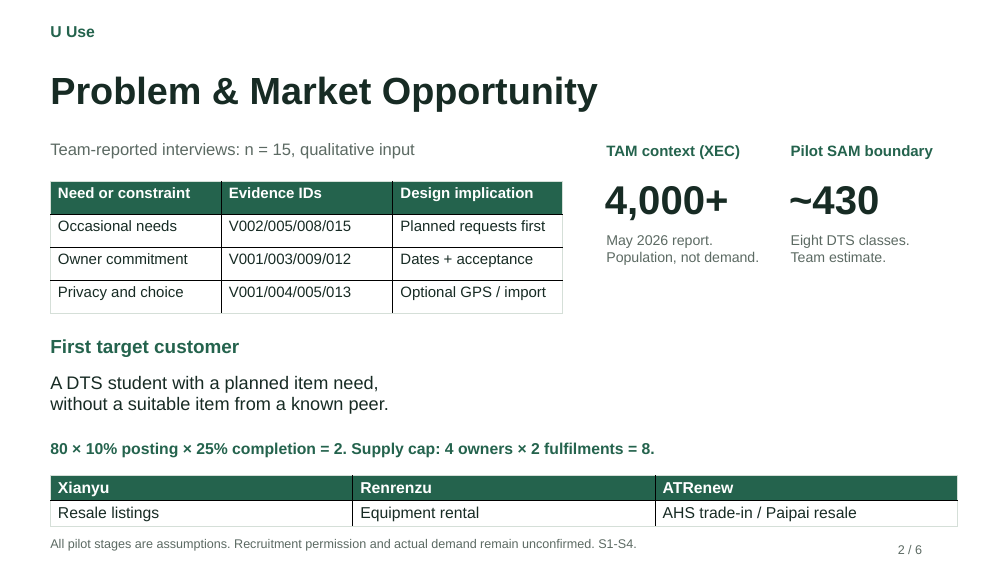
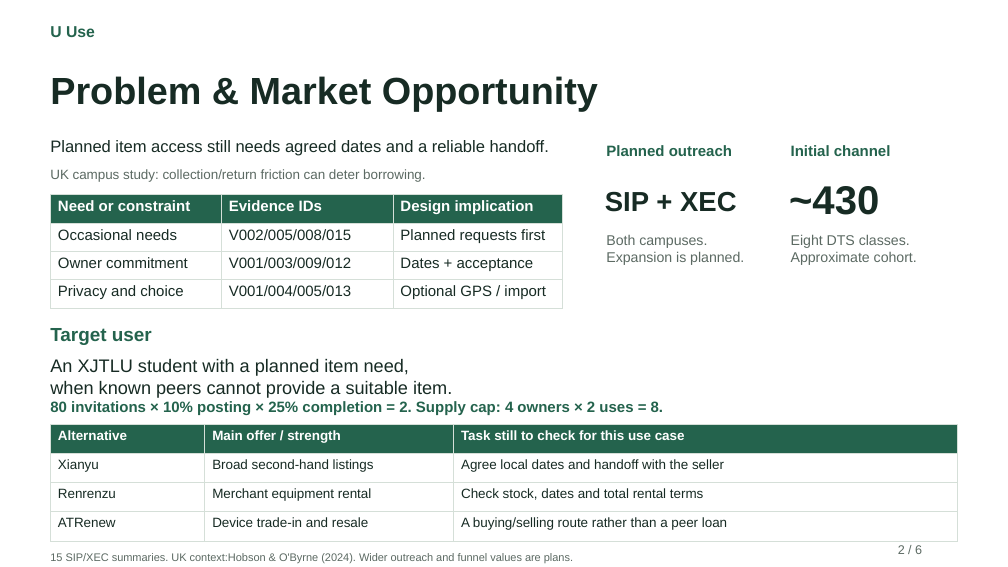
Before and after one commit to Rita020903/U-Use, a slide deck: slide 2 of A1_Current/UUse_A1_6_Slides.pptx. Drawn at 1008x567 pixels with LibreOffice and Linux fonts; fonts in the diff are those of the drawing. Boxes give left, top, right and bottom in pixels: in the first picture for what was removed or moved away, otherwise in the second. Text is boxed around its words. In the diff, an @@ line names an element or a change of style, - is before the commit and + after.

Commit message:
Update A1 scope, team roles and evidence handover

```diff
--- a/A1_Current/UUse_A1_6_Slides.pptx
+++ b/A1_Current/UUse_A1_6_Slides.pptx
@@ text at box(50, 140, 549, 156): text changed; text colour #5C6A63 to #172B24 @@
-Team-reported interviews: n = 15, qualitative input
+Planned item access still needs agreed dates and a reliable handoff.
@@ text at box(606, 145, 732, 156): text changed @@
-TAM context (XEC)
+Planned outreach
@@ text at box(791, 145, 891, 156): text changed @@
-Pilot SAM boundary
+Initial channel
@@ text added at box(50, 169, 425, 182), 12.8 pt, text #5C6A63 @@
+UK campus study: collection/return friction can deter borrowing.
@@ table at box(51, 194, 563, 308) @@
@@ borders changed @@
@@ table: place and size @@
-table at box(51, 181, 563, 312)
+table at box(51, 194, 563, 308)
@@ text at box(605, 191, 737, 212): text changed; size 38.2 to 26.2 pt @@
-4,000+
+SIP + XEC
@@ text at box(606, 235, 744, 265): text changed @@
-May 2026 report.
-Population, not demand.
+Both campuses.
+Expansion is planned.
@@ text at box(791, 252, 917, 265): text changed @@
-Team estimate.
+Approximate cohort.
@@ text at box(50, 328, 152, 345): text changed @@
-First target customer
+Target user
@@ text at box(50, 359, 452, 398): text changed @@
-A DTS student with a planned item need,
-without a suitable item from a known peer.
+An XJTLU student with a planned item need,
+when known peers cannot provide a suitable item.
@@ text at box(50, 401, 663, 415): text changed; size 15 to 14.2 pt @@
-80 × 10% posting × 25% completion = 2. Supply cap: 4 owners × 2 fulfilments = 8.
+80 invitations × 10% posting × 25% completion = 2. Supply cap: 4 owners × 2 uses = 8.
@@ table at box(51, 424, 958, 541) @@
-row 1: Xianyu | Renrenzu | ATRenew
-row 2: Resale listings | Equipment rental | AHS trade-in / Paipai resale
+row 1: Alternative | Main offer / strength | Task still to check for this use case
+row 2: Xianyu | Broad second-hand listings | Agree local dates and handoff with the seller
+row 3: Renrenzu | Merchant equipment rental | Check stock, dates and total rental terms
+row 4: ATRenew | Device trade-in and resale | A buying/selling route rather than a peer loan
@@ table: place and size @@
-table at box(51, 476, 958, 526)
+table at box(51, 424, 958, 541)
@@ text at box(50, 553, 573, 563): text changed; size 12 to 10.5 pt @@
-All pilot stages are assumptions. Recruitment permission and actual demand remain unconfirmed. S1-S4.
+15 SIP/XEC summaries. UK context:Hobson & O'Byrne (2024). Wider outreach and funnel values are plans.
```
Also in this commit, not shown: 5 other slides changed, 12 other files.
